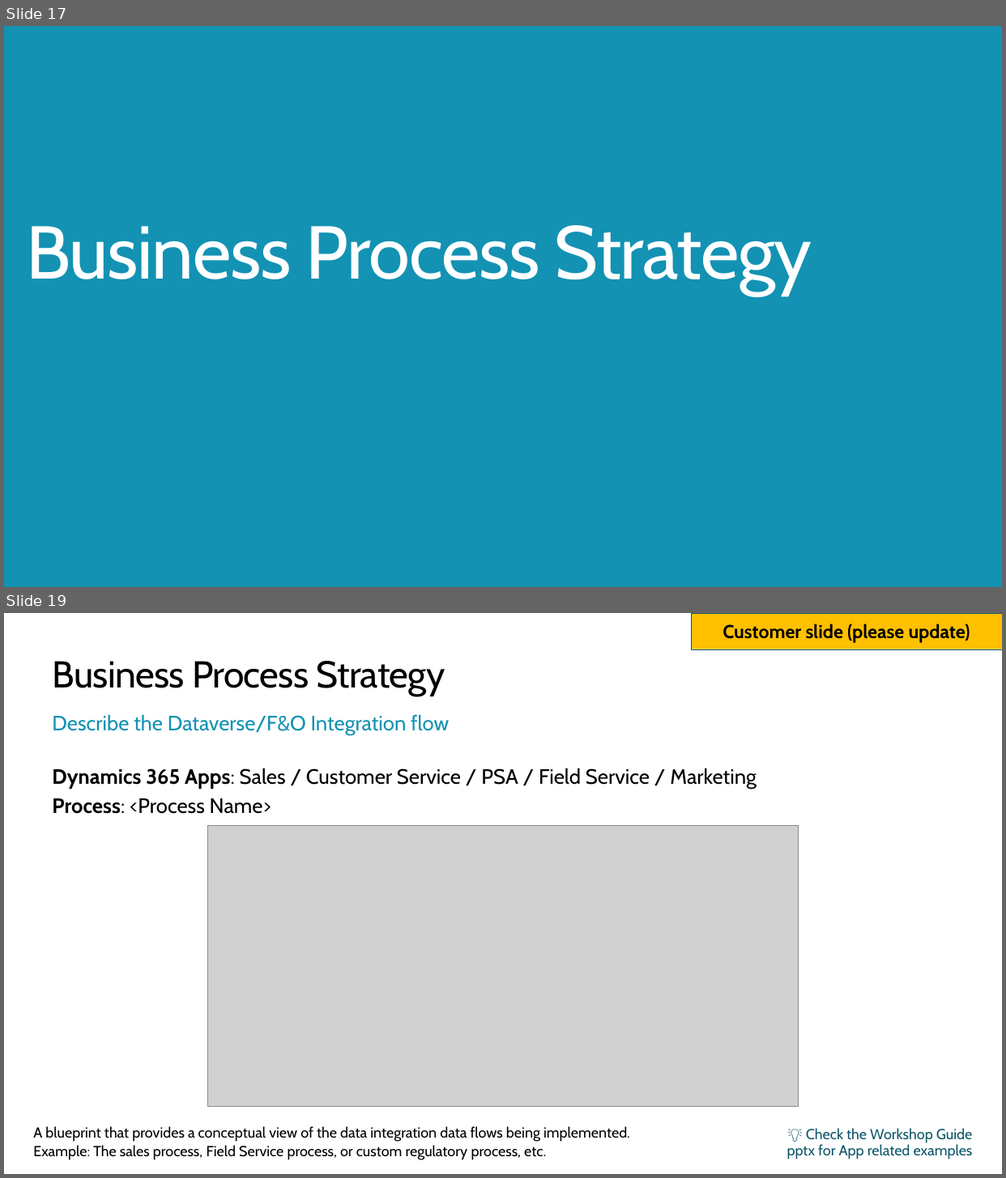
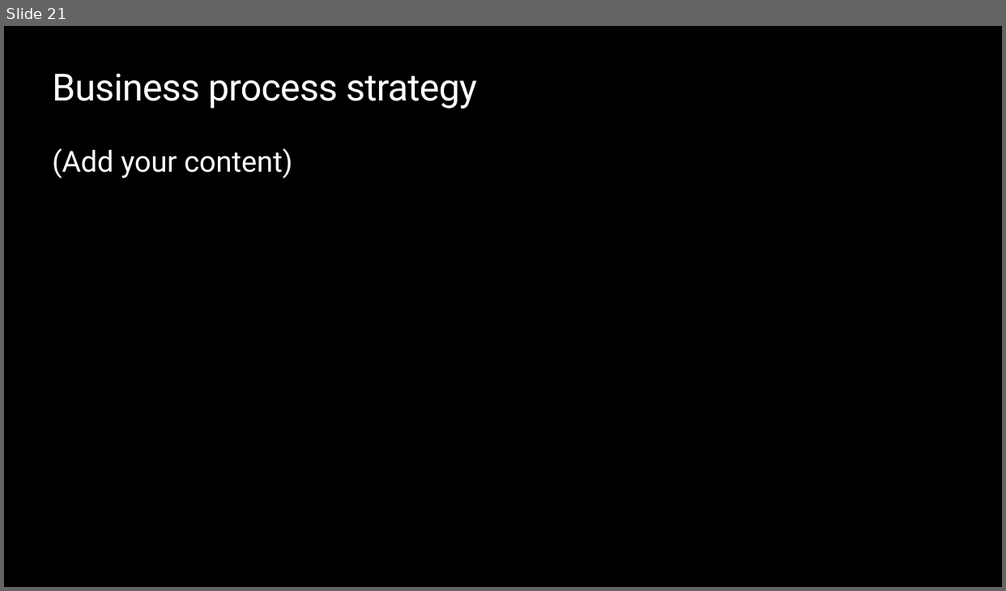
Before and after one commit to MicrosoftDocs/mslearn-developer-tools-power-platform, a slide deck: fasttrack/Solution Blueprint Review workshop template.pptx. Shown one above the other, each under a label of ours: slides 17 and 19 before the commit, slide 21 after it; the slides between them are not shown. The pictures are 1006x1178 and 1006x591 pixels, drawn with LibreOffice and Linux fonts; fonts in the diff are those of the drawing; grey boxes stand for pictures; background and template pictures are left out. Boxes give left, top, right and bottom in pixels: in the first picture for what was removed or moved away, otherwise in the second. Text is boxed around its words. In the diff, an @@ line names an element or a change of style, - is before the commit and + after.

```diff
--- a/fasttrack/Solution Blueprint Review workshop template.pptx
+++ b/fasttrack/Solution Blueprint Review workshop template.pptx
@@ slide 19 removed at (4, 613, 1002, 1174), background #FFFFFF @@
@@ rectangle removed at (691, 613, 1002, 649) @@
-Customer slide (please update)
@@ title removed at (52, 661, 445, 696) @@
-Business Process Strategy
@@ text removed at (52, 714, 449, 735) @@
-Describe the Dataverse/F&O Integration flow
@@ text removed at (52, 768, 756, 814) @@
-Dynamics 365 Apps: Sales / Customer Service / PSA / Field Service / Marketing
-Process: <Process Name>
@@ picture removed at (207, 825, 799, 1106) @@
@@ text removed at (33, 1127, 630, 1161) @@
-A blueprint that provides a conceptual view of the data integration data flows being implemented.
-Example: The sales process, Field Service process, or custom regulatory process, etc.
@@ text removed at (787, 1128, 973, 1160) @@
-💡 Check the Workshop Guide pptx for App related examples
@@ what was slide 17 is now slide 21 @@
@@ slide 21 changed as well @@
@@ background #1392B3 to #000000 @@
@@ title at (52, 73, 477, 109): text changed; size 72 to 36 pt; font Cabin to Roboto @@
-Business Process Strategy
+Business process strategy
@@ text added at (52, 148, 292, 178), 28 pt, text #FFFFFF @@
+(Add your content)
```
Also in this commit, not shown: 4 other slides changed, 46 slides added, 64 other slides removed.
